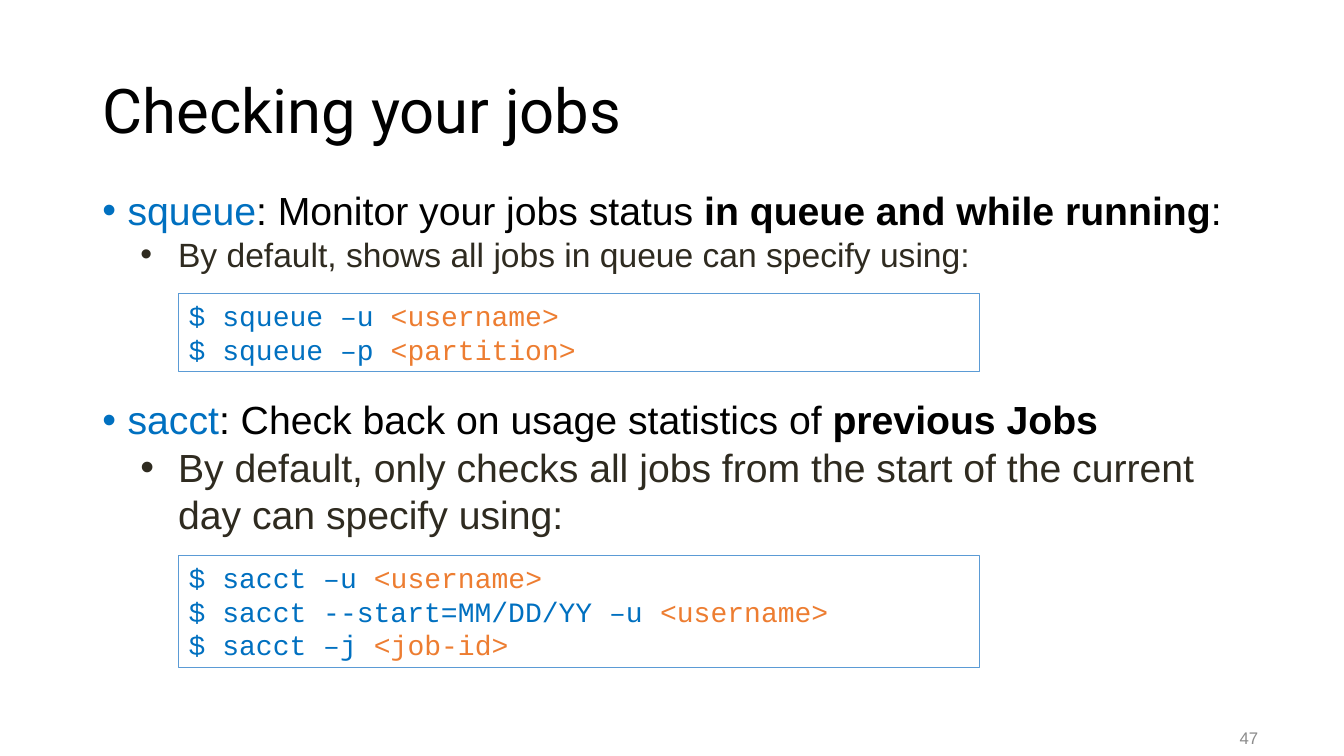
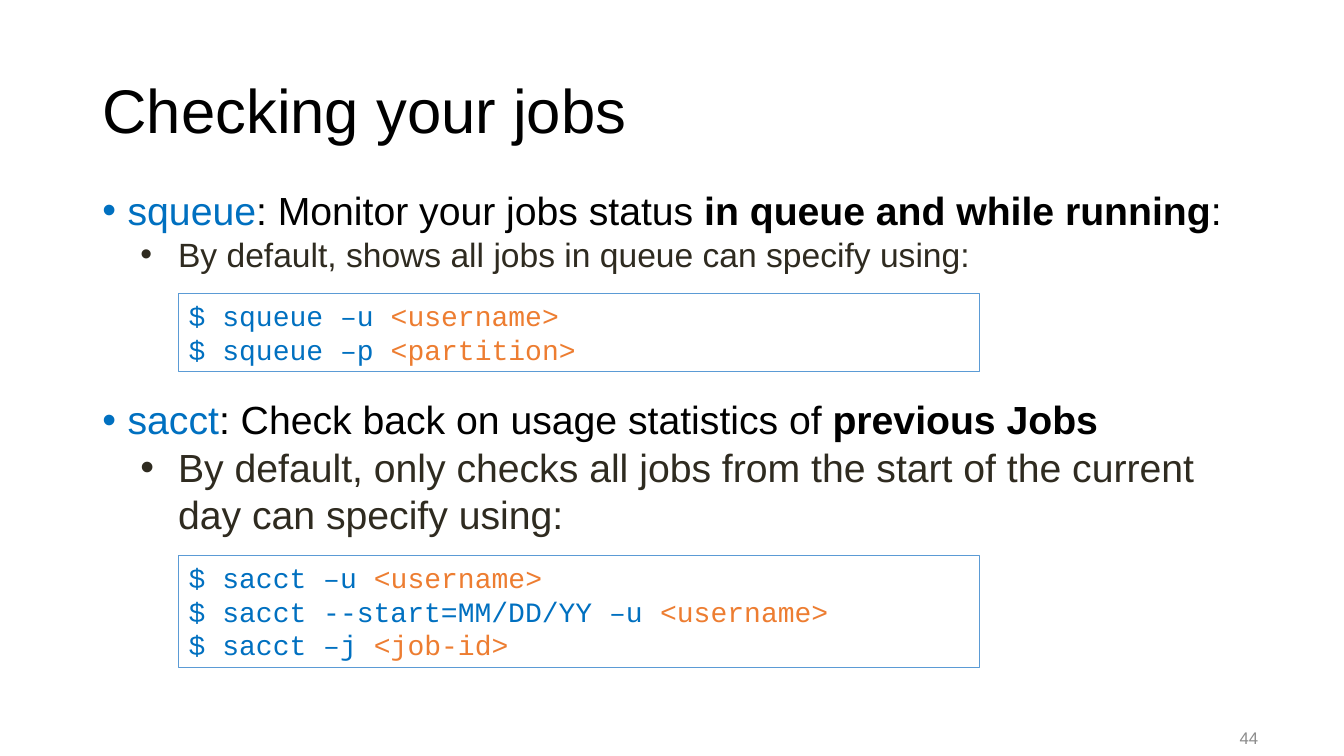
Before and after one commit to ResearchComputing/Getting_Started_With_Research_Computing, a slide deck: slide 44 of Command_Line_And_Job_Scheduling.pptx (slide 47 before the commit). Drawn at 1344x756 pixels with LibreOffice and Linux fonts; fonts in the diff are those of the drawing; background and template pictures are left out. Boxes give left, top, right and bottom in pixels: in the first picture for what was removed or moved away, otherwise in the second. Text is boxed around its words. In the diff, an @@ line names an element or a change of style, - is before the commit and + after.

Commit message:
make text formatting for all code and headings the same, remove duplicate slides

```diff
--- a/Command_Line_And_Job_Scheduling.pptx
+++ b/Command_Line_And_Job_Scheduling.pptx
@@ title "Checking your jobs" at (102,88,626,145): font Roboto to Arial @@
@@ page number at (1240,732,1259,744): text changed @@
-47
+44
```
Also in this commit, not shown: 12 other slides changed, 3 slides removed, 1 other file.
